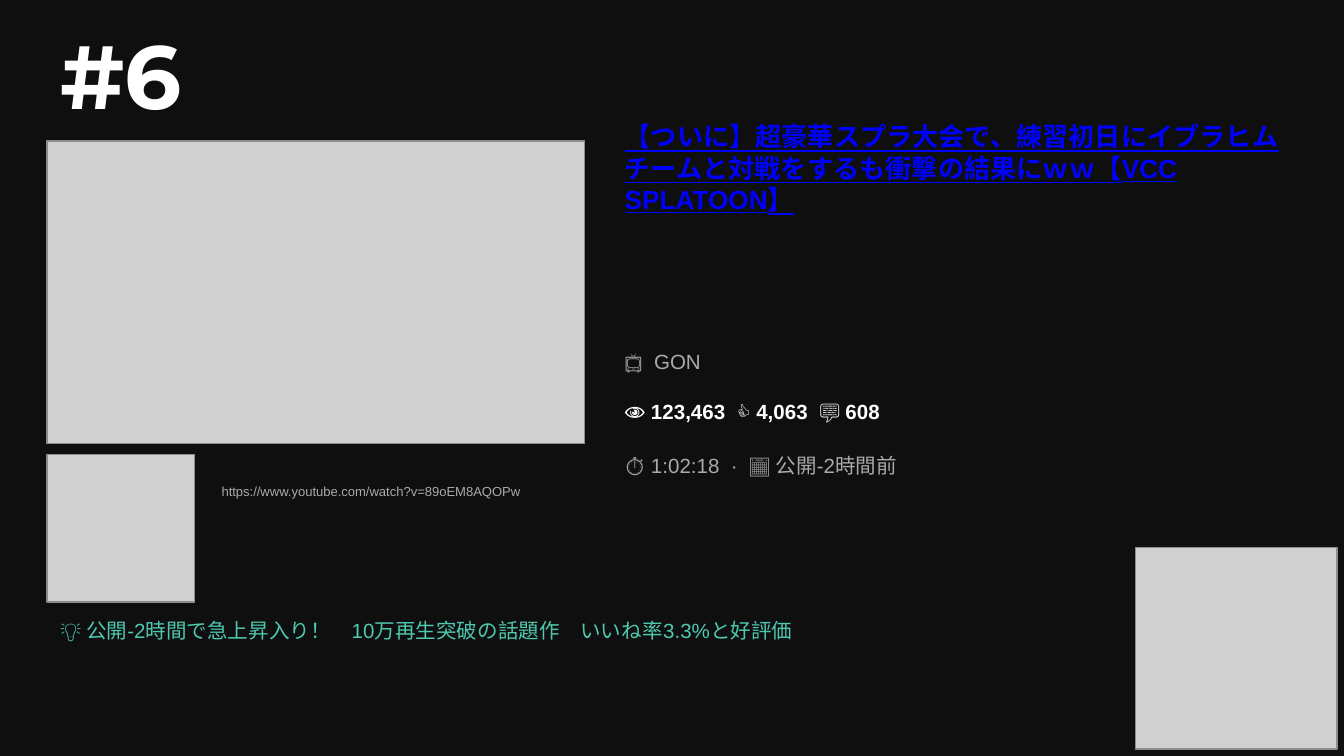
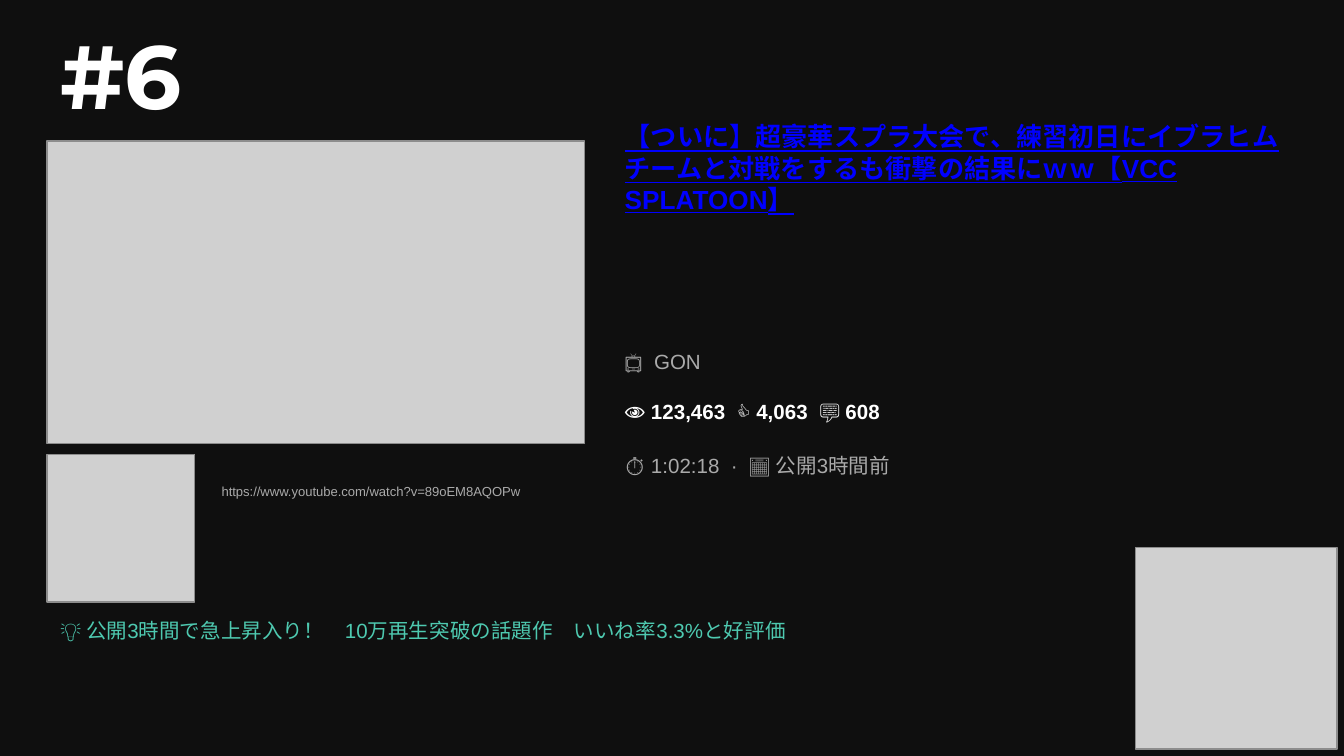
Before and after one commit to asaneasaburo0910-hub/youtube-crawler, a slide deck: slide 6 of youtube_ranking_20260602.pptx. Drawn at 1344x756 pixels with LibreOffice and Linux fonts; fonts in the diff are those of the drawing; grey boxes stand for pictures. Boxes give left, top, right and bottom in pixels: in the first picture for what was removed or moved away, otherwise in the second. Text is boxed around its words. In the diff, an @@ line names an element or a change of style, - is before the commit and + after.

```diff
--- a/youtube_ranking_20260602.pptx
+++ b/youtube_ranking_20260602.pptx
@@ text at <box>651,456,890,475</box>: text changed @@
-⏱ 1:02:18 · 📅 公開-2時間前
+⏱ 1:02:18 · 📅 公開3時間前
@@ text at <box>86,621,786,640</box>: text changed @@
-💡 公開-2時間で急上昇入り！ 10万再生突破の話題作 いいね率3.3%と好評価
+💡 公開3時間で急上昇入り！ 10万再生突破の話題作 いいね率3.3%と好評価
```
Also in this commit, not shown: 9 other slides changed, 3 other files.
